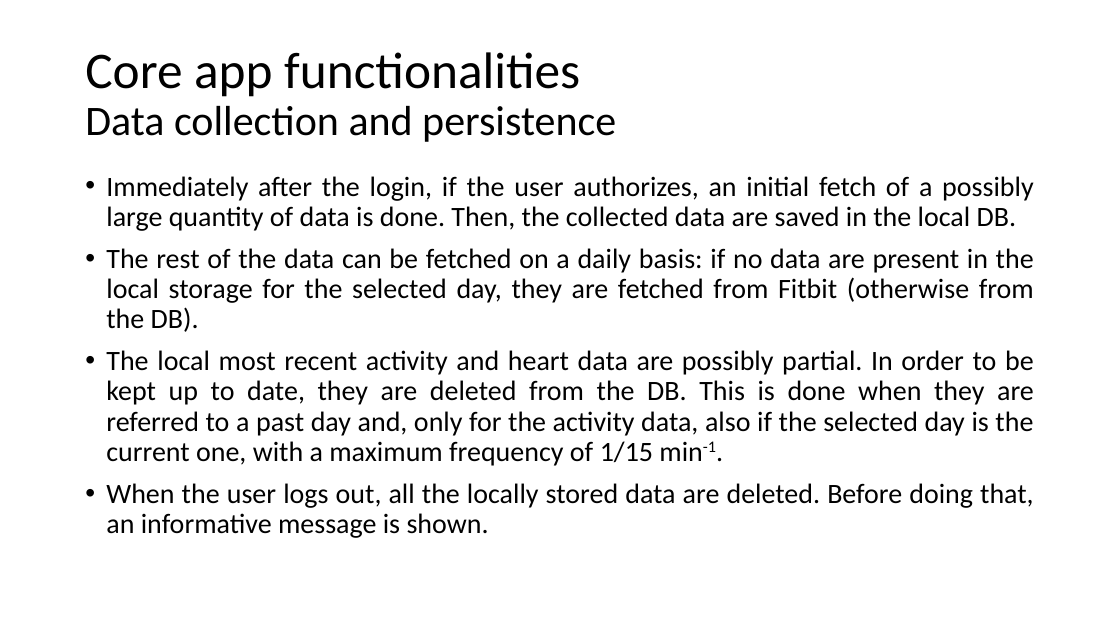
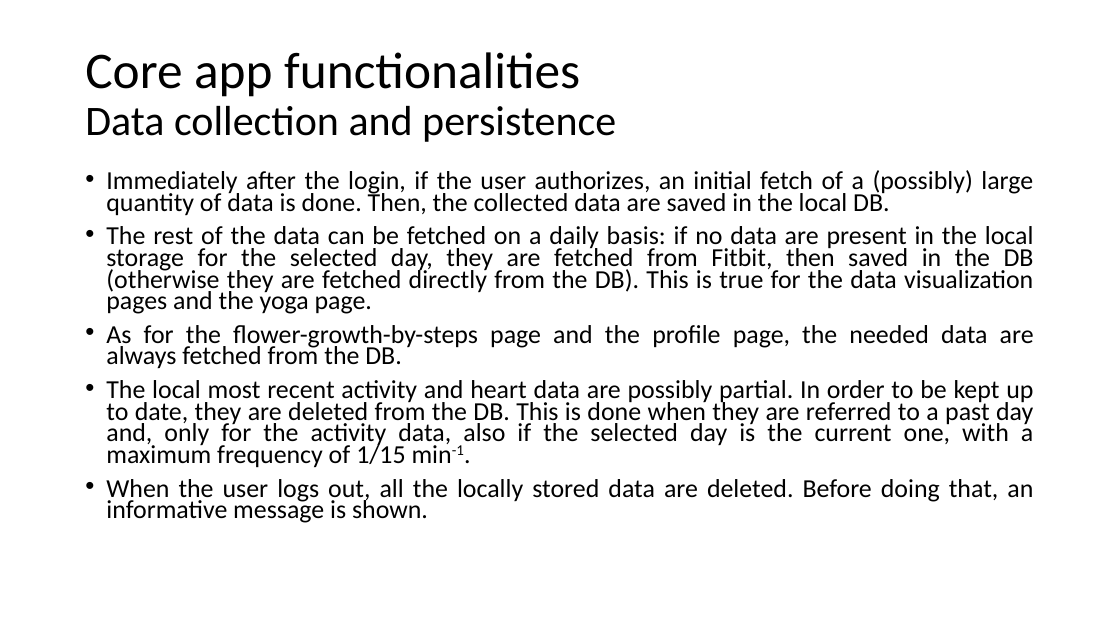
Before and after one commit to marilorena/ProgettoAppBWT, a slide deck: slide 8 of project_presentation.pptx. Drawn at 1120x630 pixels with LibreOffice and Linux fonts; fonts in the diff are those of the drawing. Boxes give left, top, right and bottom in pixels: in the first picture for what was removed or moved away, otherwise in the second. Text is boxed around its words. In the diff, an @@ line names an element or a change of style, - is before the commit and + after.

```diff
--- a/project_presentation.pptx
+++ b/project_presentation.pptx
@@ text at (106, 170, 1034, 369): text changed; size 24 to 22.2 pt @@
-• Immediately after the login, if the user authorizes, an initial fetch of a possibly large quantity of data is done. Then, the collected data are saved in the local DB.
-• The rest of the data can be fetched on a daily basis: if no data are present in the local storage for the selected day, they are fetched from Fitbit (otherwise from the DB).
+• Immediately after the login, if the user authorizes, an initial fetch of a (possibly) large quantity of data is done. Then, the collected data are saved in the local DB.
+• The rest of the data can be fetched on a daily basis: if no data are present in the local storage for the selected day, they are fetched from Fitbit, then saved in the DB (otherwise they are fetched directly from the DB). This is true for the data visualization pages and the yoga page.
+• As for the flower-growth-by-steps page and the profile page, the needed data are always fetched from the DB.
@@ text at (106, 380, 1033, 523): size 24 to 22.2 pt in "The local most recent activity and heart ...", "When the user logs out, all the ..."; line spacing 0.9 to 0.7 @@
```
Also in this commit, not shown: 3 other slides changed.
